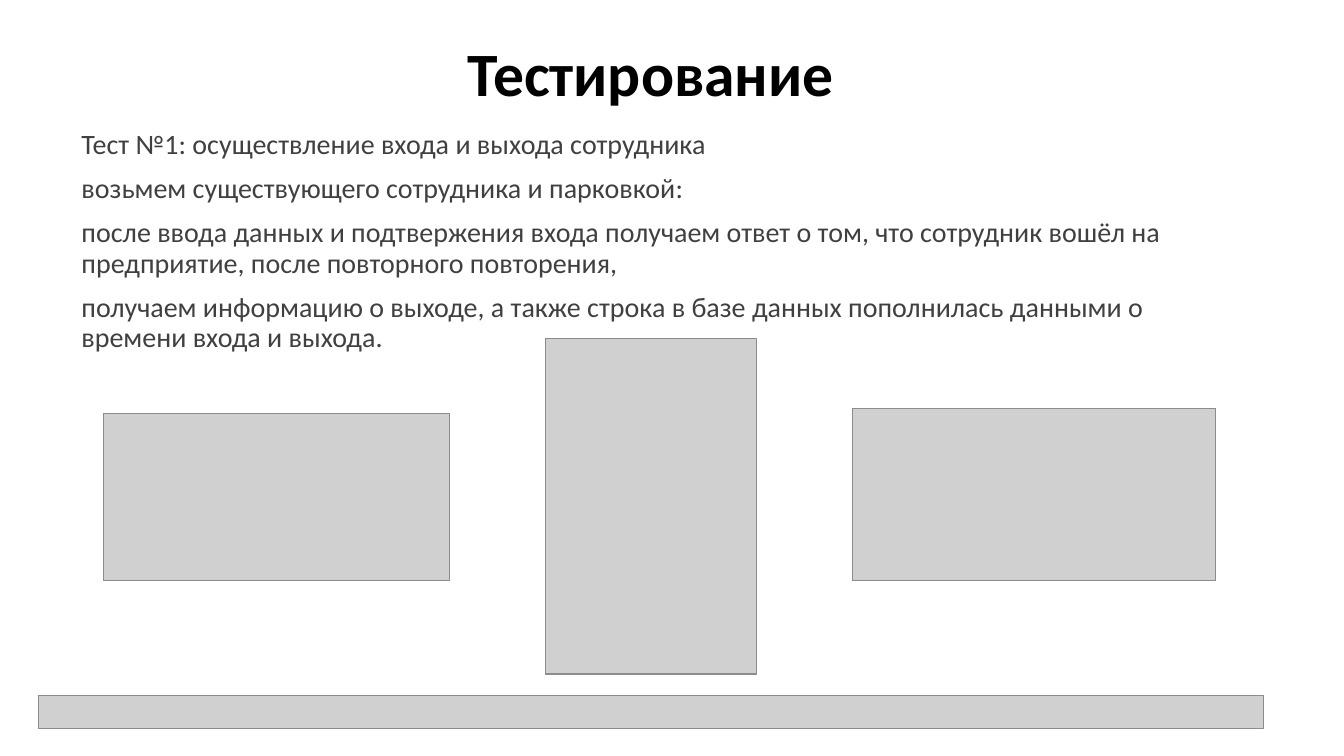
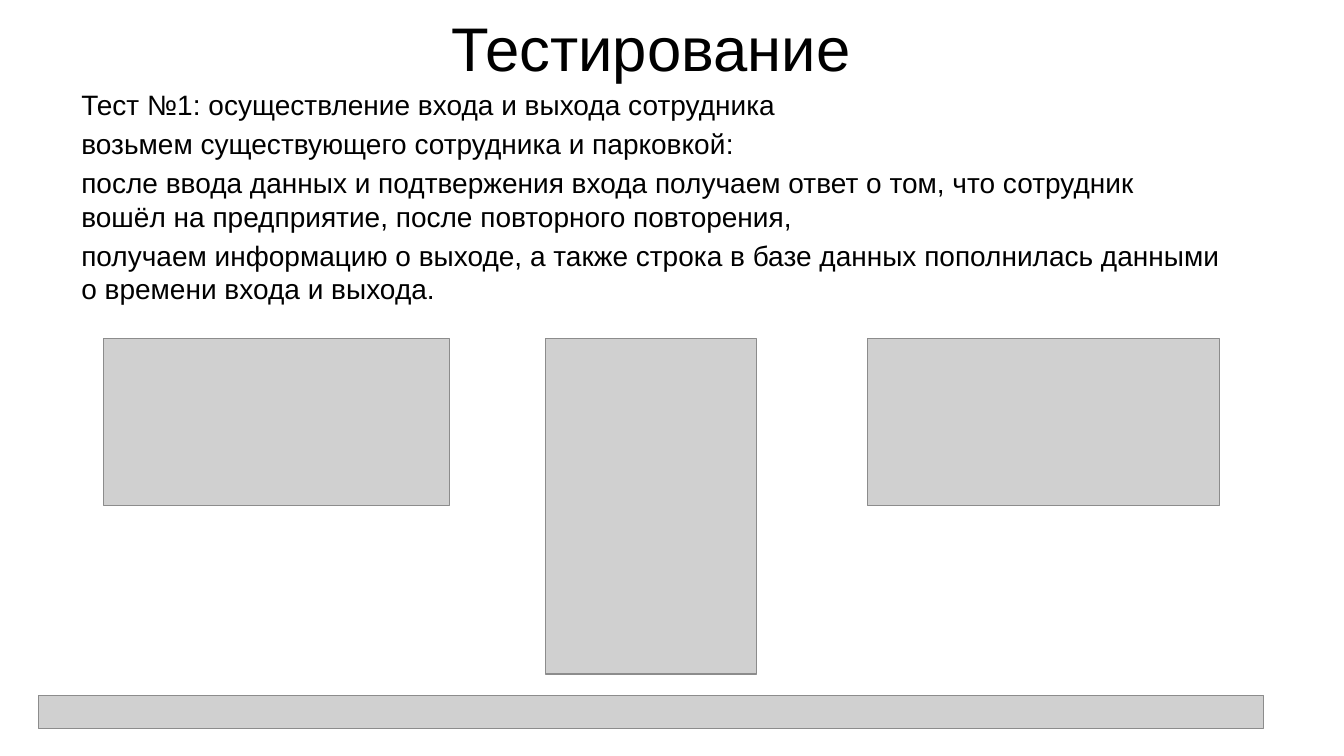
Before and after one commit to Asphie/Asphie, a slide deck: slide 8 of Проектная работа ЯП.pptx (slide 7 before the commit). Drawn at 1344x756 pixels with LibreOffice and Linux fonts; fonts in the diff are those of the drawing; grey boxes stand for pictures. Boxes give left, top, right and bottom in pixels: in the first picture for what was removed or moved away, otherwise in the second. Text is boxed around its words. In the diff, an @@ line names an element or a change of style, - is before the commit and + after.

```diff
--- a/Проектная работа ЯП.pptx
+++ b/Проектная работа ЯП.pptx
@@ title "Тестирование": place and size @@
-title "Тестирование" at [468, 56, 834, 106]
+title "Тестирование" at [451, 28, 850, 83]
@@ title "Тестирование" at [451, 28, 850, 83]: font Calibri to Arial, bold off; line spacing 0.9 to 1 @@
@@ text "Тест №1: осуществление входа и ...": place and size @@
-text "Тест №1: осуществление входа и ..." at [81, 136, 1159, 352]
+text "Тест №1: осуществление входа и ..." at [81, 95, 1219, 305]
@@ text "Тест №1: осуществление входа и ..." at [81, 95, 1219, 305]: font Calibri to Arial, text colour #404040 to #000000; line spacing 0.9 to 1; less space between paragraphs @@
@@ picture: place and size @@
-picture at [104, 413, 449, 581]
+picture at [104, 339, 449, 506]
@@ picture: place and size @@
-picture at [853, 408, 1216, 581]
+picture at [868, 339, 1220, 506]
```
Also in this commit, not shown: 10 other slides changed, 1 slide added.
